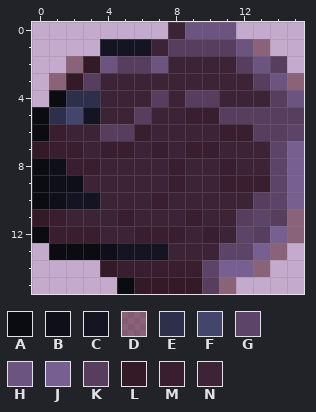
A pixel-art file gets an edit: assets/imgs/asteroids/1.aseprite. The picture above was drawn from the file before the commit.
16x16 pixels, 1 frame.
Visible layers, top first: "Layer 2" opacity 51% addition, "Layer 1".
Palette (. is transparent): A #0b0b12  B #0f0f1a  C #141422  D #521e2881  E #2e2f4a  F #43456d  G #5c4368  H #6c5481  J #785f92  K #573e5e  L #341a26  M #381e2e  N #3d2336
Pixels before, first column x 0:
 0 ........NHHH....
 1 ....CCCNKKKKHD..
 2 ..DLHKKHNNNNKHK.
 3 .DLKNNNNNNNNNKHD
 4 .AEENNNKNKKNNNKH
 5 AEFCNNKNNMMKKKKK
 6 AMNNKKMNNNNMMKKG
 7 LMMNMMNMNMMNNNGJ
 8 ABMMNNNNMNNMNNGJ
 9 ABBNNNNNMNNMMMGJ
10 ABCCNNNMNNNNNKGJ
11 LMNNNMNNNMNNKGKD
12 AMMMNNMMMNMNGKJD
13 .AAABCCCNNNGGJD.
14 ....LMMMMMGJJD..
15 .....ALLLLKD....
Now the later version:
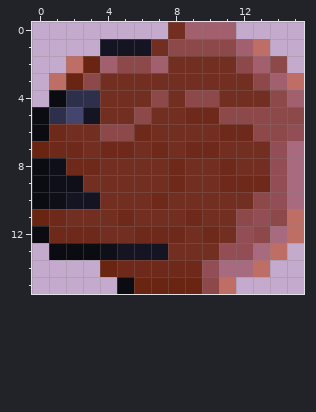
Change:
colour D: #521e2881 -> #bb330081
colour G: #5c4368 -> #924e54
colour H: #6c5481 -> #a25f6d
colour J: #785f92 -> #a86a7e
colour K: #573e5e -> #8d494a
colour L: #341a26 -> #6a2512
colour M: #381e2e -> #6e291a
colour N: #3d2336 -> #732e22
Where, in picture pixels (left, top, right, bottom), the same in both pictures:
changed: (32, 22, 304, 294)
